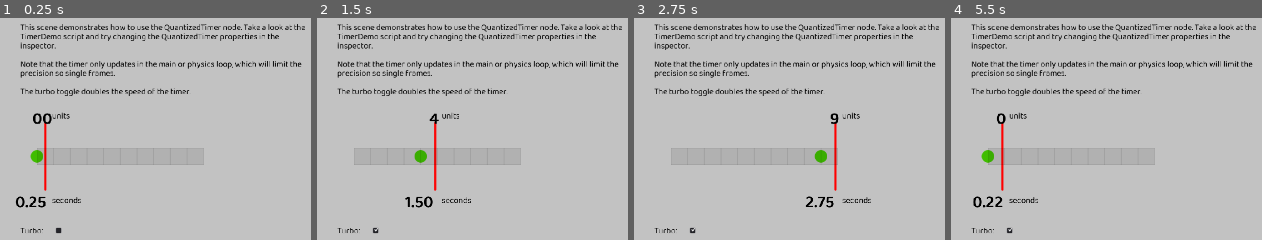
Above: before the commit, frames 1-4 (left to right).
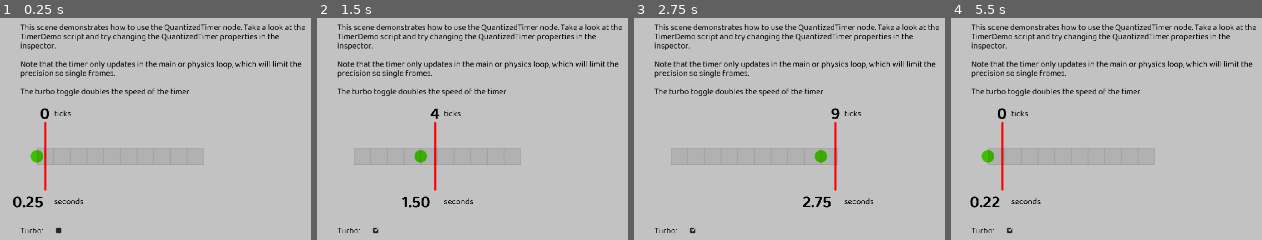
Above: after the commit, the same moments.

Repository: jmpelletier/GRP-Falling-Blocks
Game: Godot game, scene res://Scenes/Demos/TimerDemo.tscn
The game is run twice, just before and just after one commit, with the same random seed, the same clock (stepped at 60 frames per second) and the same inputs. The project has no main scene, so this scene is started directly.
Inputs (mouse positions are in pixels of both pictures, inside the frame that each line leads up to):
- Up to frame 1 (0.25 s): no input
- Up to frame 2 (1.5 s): click (376, 231) at 0.5 s; hold Right (move_right) from 1.28 s (still down); hold X (rotate_clockwise) from 1.28 s (still down)
- Up to frame 3 (2.75 s): release Right (move_right) at 2.03 s; release X (rotate_clockwise) at 2.03 s; hold Down (move_down) from 2.03 s (still down); tap Z (rotate_counterclockwise) at 2.1 s
- Up to frame 4 (5.5 s): release Down (move_down) at 2.78 s; hold Right (move_right) 2.78-3.53 s; hold X (rotate_clockwise) 2.78-3.53 s; hold Up (move_up) 3.53-4.28 s; tap Z (rotate_counterclockwise) at 3.6, 5.1 s; hold X (rotate_clockwise) 4.28-5.03 s; hold Left (move_left) from 4.28 s (still down)

The runs differ from the first frame. In frame 1, 0.9% of the frame differs, in the area x 4-27%, y 40-86%; in frame 2, 0.8%; in frame 3, 0.7%; in frame 4, 0.8%.

Commit message:
Renamed "units" to "ticks" for clarity.

Diff:
--- a/Scenes/Demos/Scripts/FallingBlocksDemo.gd
+++ b/Scenes/Demos/Scripts/FallingBlocksDemo.gd
@@ -37,15 +37,15 @@
 
 # Called when the node enters the scene tree for the first time.
 func _ready():
-	default_ticks_per_minute = $QuantizedTimer.units_per_minute
+	default_ticks_per_minute = $QuantizedTimer.ticks_per_minute
 	rng.randomize()
 	spawn()
 
-func _process(delta):
+func _process(_delta):
 	if Input.is_action_pressed("move_down"):
-		$QuantizedTimer.units_per_minute = default_ticks_per_minute * soft_drop_speedup
+		$QuantizedTimer.ticks_per_minute = default_ticks_per_minute * soft_drop_speedup
 	else:
-		$QuantizedTimer.units_per_minute = default_ticks_per_minute
+		$QuantizedTimer.ticks_per_minute = default_ticks_per_minute
 
 func _on_QuantizedTimer_on_step():
 	if block_controller and not game_over:
--- a/Scenes/Demos/Scripts/TimerDemo.gd
+++ b/Scenes/Demos/Scripts/TimerDemo.gd
@@ -11,10 +11,10 @@
 
 func _on_QuantizedTimer_step():
 	$"Timeline/Dot marker".position.x = $QuantizedTimer.get_quantized_value()
-	$"Timeline/Line marker/UnitLabel".text = str($QuantizedTimer.get_units())
+	$"Timeline/Line marker/TicksLabel".text = str($QuantizedTimer.get_ticks())
 
 func _on_TurboButton_toggled(button_pressed):
 	if button_pressed:
-		$QuantizedTimer.units_per_minute *= 2
+		$QuantizedTimer.ticks_per_minute *= 2
 	else:
-		$QuantizedTimer.units_per_minute *= 0.5
+		$QuantizedTimer.ticks_per_minute *= 0.5
--- a/Scenes/Demos/TimerDemo.tscn
+++ b/Scenes/Demos/TimerDemo.tscn
@@ -24,36 +24,36 @@
 modulate = Color( 1, 0, 0, 1 )
 texture = ExtResource( 3 )
 
-[node name="Units" type="Label" parent="Timeline/Line marker"]
-margin_left = 16.0
-margin_top = -112.0
-margin_right = 84.0
-margin_bottom = -59.0
+[node name="Ticks" type="Label" parent="Timeline/Line marker"]
+margin_left = 21.0
+margin_top = -116.661
+margin_right = 89.0
+margin_bottom = -63.661
 custom_fonts/font = ExtResource( 2 )
 custom_colors/font_color = Color( 0, 0, 0, 1 )
-text = "units"
+text = "ticks"
 __meta__ = {
 "_edit_use_anchors_": false
 }
 
-[node name="UnitLabel" type="Label" parent="Timeline/Line marker"]
-margin_left = -30.5055
-margin_top = -120.0
-margin_right = 9.49454
-margin_bottom = -67.0
+[node name="TicksLabel" type="Label" parent="Timeline/Line marker"]
+margin_left = -36.5646
+margin_top = -131.652
+margin_right = 11.4354
+margin_bottom = -62.652
 custom_fonts/font = ExtResource( 5 )
 custom_colors/font_color = Color( 0, 0, 0, 1 )
-text = "00"
+text = "0"
 align = 2
 __meta__ = {
 "_edit_use_anchors_": false
 }
 
 [node name="Seconds" type="Label" parent="Timeline/Line marker"]
-margin_left = 16.0
-margin_top = 91.0
-margin_right = 87.0
-margin_bottom = 144.0
+margin_left = 21.0
+margin_top = 94.263
+margin_right = 92.0
+margin_bottom = 147.263
 custom_fonts/font = ExtResource( 2 )
 custom_colors/font_color = Color( 0, 0, 0, 1 )
 text = "seconds"
@@ -62,13 +62,13 @@
 }
 
 [node name="TimeLabel" type="Label" parent="Timeline/Line marker"]
-margin_left = -72.0
+margin_left = -78.5251
 margin_top = 80.0
-margin_right = 8.0
-margin_bottom = 133.0
+margin_right = 16.4749
+margin_bottom = 149.0
 custom_fonts/font = ExtResource( 5 )
 custom_colors/font_color = Color( 0, 0, 0, 1 )
-text = "00.00"
+text = "10.00"
 __meta__ = {
 "_edit_use_anchors_": false
 }
--- a/Scenes/Tools/QuantizedTimer.tscn
+++ b/Scenes/Tools/QuantizedTimer.tscn
@@ -4,6 +4,6 @@
 
 [node name="QuantizedTimer" type="Node"]
 script = ExtResource( 1 )
-units_per_minute = 120
+ticks_per_minute = 120
 loop = true
-units_per_loop = 10
+ticks_per_loop = 10
--- a/Scripts/QuantizedTimer.gd
+++ b/Scripts/QuantizedTimer.gd
@@ -6,8 +6,7 @@
 
 # This script implements a metronome-like timer.
 #
-# This node keeps track of elapsed time in seconds, as well as quantized "units".
-
+# This node keeps track of elapsed time in seconds, as well as quantized "ticks".
 extends Node
 
  # This signal is sent every time the unit value changes.
@@ -23,32 +22,32 @@
 signal on_update
 
 # The "tempo" of the metronome, the number of beats per minute, in musical terms.
-export var units_per_minute = 60
+export var ticks_per_minute = 60
 
 # Unit values may be multiplied by this value.
 export var unit_scale = 40
 
-# Whether the timer loops after a given number of units.
+# Whether the timer loops after a given number of ticks.
 export var loop = false
 
-# If the timer loops, how many units per loop.
-export var units_per_loop = 20
+# If the timer loops, how many ticks per loop.
+export var ticks_per_loop = 20
 
 # If this is true, the timer will update in the physics loop, otherwise it
 # updates in the main loop.
 export var process_in_physics_loop = false
 
 var time_seconds = 0 # The elapsed time since the last update
-var time_units = 0 # The number of elapsed units
-var units = 0 # Quantized number of units (integer)
+var time_ticks = 0 # The number of elapsed ticks
+var ticks = 0 # Quantized number of ticks (integer)
 
 var should_reset = false # Should the timer reset at the next step?
 
 # Reset the timer immediately
 func reset():
 	time_seconds = 0
-	time_units = 0
-	units = 0
+	time_ticks = 0
+	ticks = 0
 	emit_signal("on_reset")
 
 # Schedule a reset when the timer reaches the next unit
@@ -57,17 +56,17 @@
 
 # Update the time (private method)
 func _update(delta):
-	var units_per_second = units_per_minute / 60
+	var ticks_per_second = ticks_per_minute / 60
 
 	time_seconds += delta
-	time_units += delta * units_per_second
+	time_ticks += delta * ticks_per_second
 
-	var new_units = floor(time_units)
-	if new_units != units:
-		if should_reset or new_units == units_per_loop:
+	var new_ticks = floor(time_ticks)
+	if new_ticks != ticks:
+		if should_reset or new_ticks == ticks_per_loop:
 			reset()
 		else:
-			units = new_units
+			ticks = new_ticks
 		emit_signal("on_step")
 	emit_signal("on_update")
 
@@ -75,17 +74,17 @@
 func get_time():
 	return time_seconds
 
-# Return the time elapsed in units since the last reset (always in integer)
-func get_units():
-	return units
+# Return the time elapsed in ticks since the last reset (always in integer)
+func get_ticks():
+	return ticks
 
 # Return a scaled continuous time value
 func get_continuous_value():
-	return time_units * unit_scale
+	return time_ticks * unit_scale
 
 # Return a quantized time value
 func get_quantized_value():
-	return units * unit_scale
+	return ticks * unit_scale
 
 # Called when the node enters the scene tree for the first time.
 func _ready():
